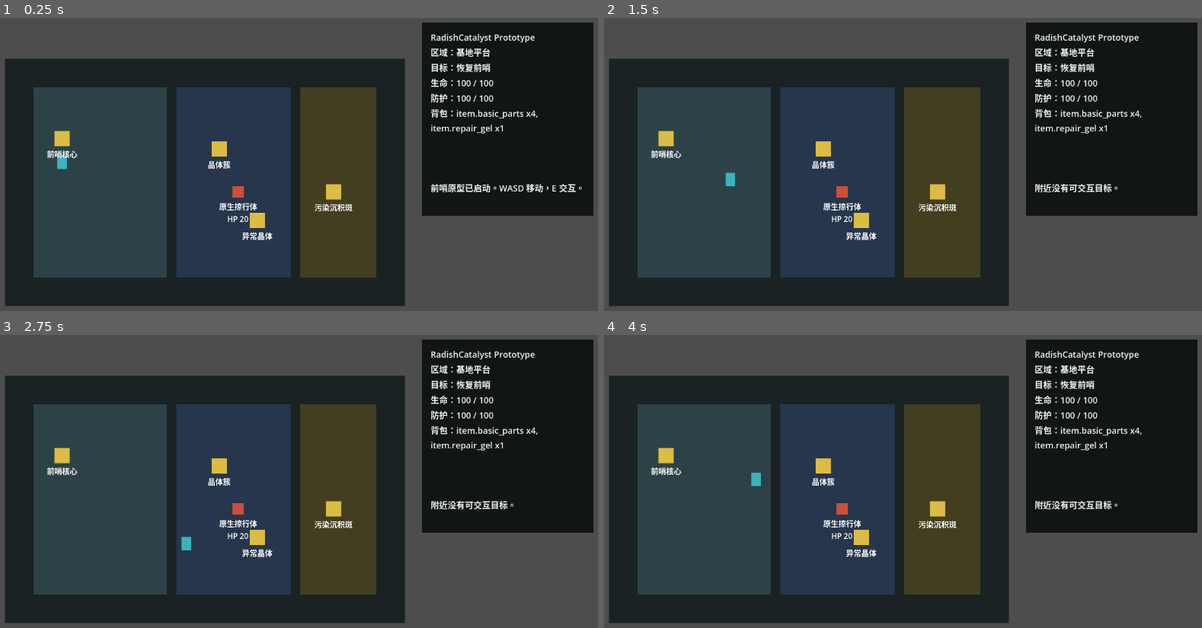
Above: before the commit, frames 1-4 (two rows, left to right).
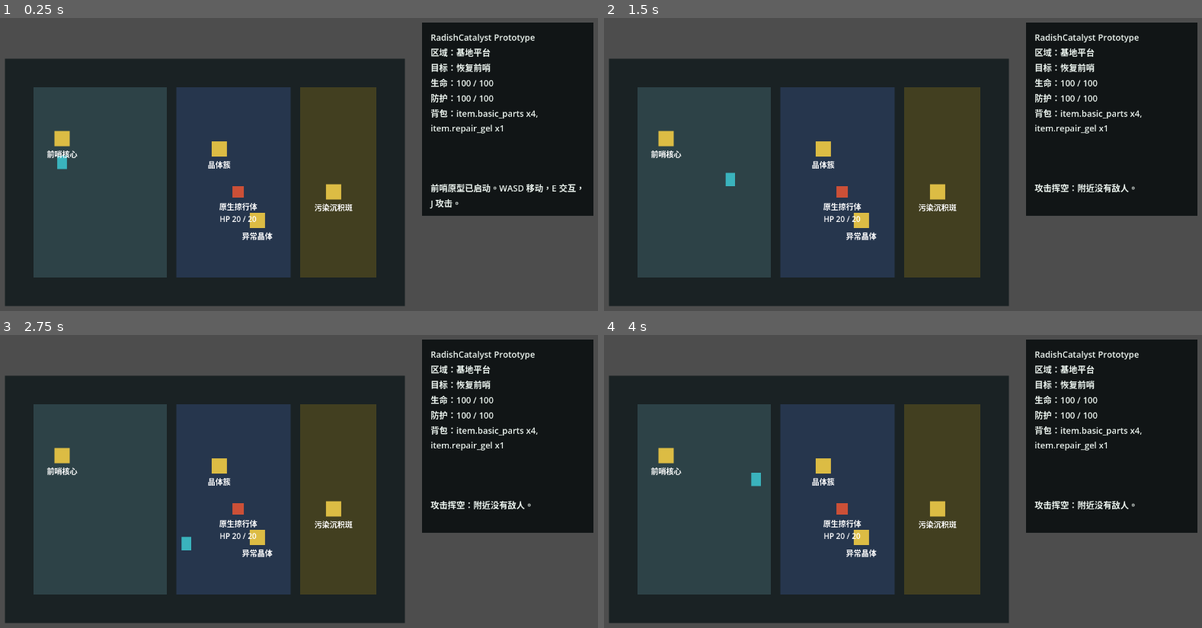
Above: after the commit, the same moments.

Repository: laugh0608/RadishCatalyst
Game: Godot game, scene res://scenes/boot/Boot.tscn
The game is run twice, just before and just after one commit, with the same random seed, the same clock (stepped at 60 frames per second) and the same inputs.
Inputs:
- Up to frame 1 (0.25 s): no input
- Up to frame 2 (1.5 s): tap Enter at 0.5 s; hold D (move_right) 0.53-1.28 s; tap E (interact) at 0.6 s; tap J (attack, bound only after the commit) at 0.8, 1.35 s; tap Space at 1.25 s; hold S (move_down) from 1.28 s (still down)
- Up to frame 3 (2.75 s): tap E (interact) at 1.55, 2.1 s; release S (move_down) at 2.03 s; hold D (move_right) from 2.03 s (still down); tap J (attack, bound only after the commit) at 2.3 s
- Up to frame 4 (4 s): release D (move_right) at 2.78 s; hold W (move_up) 2.78-3.53 s; tap J (attack, bound only after the commit) at 2.85, 3.8 s; tap E (interact) at 3.05, 3.6 s; hold A (move_left) from 3.53 s (still down)

The runs differ from the first frame. In frame 1, 0.2% of the frame differs, in the area x 36-98%, y 57-70%; in frame 2, 0.4%, in the area x 36-89%, y 56-70%; in frame 3, 0.4%; in frame 4, 0.4%.

Commit message:
feat: 接入基础战斗命中反馈

Diff:
--- a/client/project.godot
+++ b/client/project.godot
@@ -47,6 +47,11 @@
 "events": [Object(InputEventKey,"resource_local_to_scene":false,"resource_name":"","device":-1,"window_id":0,"alt_press …(190 unchanged characters)…
 ]
 }
+attack={
+"deadzone": 0.5,
+"events": [Object(InputEventKey,"resource_local_to_scene":false,"resource_name":"","device":-1,"window_id":0,"alt_pressed":false,"shift_pressed":false,"ctrl_pressed":false,"meta_pressed":false,"pressed":false,"keycode":74,"physical_keycode":0,"key_label":0,"unicode":0,"location":0,"echo":false,"script":null)
+]
+}
 
 [physics]
 
--- a/client/scripts/actors/player_controller.gd
+++ b/client/scripts/actors/player_controller.gd
@@ -4,6 +4,7 @@
 @export var move_speed: float = 180.0
 
 signal interaction_requested
+signal attack_requested
 
 
 func _physics_process(_delta: float) -> void:
@@ -16,6 +17,8 @@
 
 	if Input.is_action_just_pressed("interact"):
 		interaction_requested.emit()
+	if Input.is_action_just_pressed("attack"):
+		attack_requested.emit()
 
 
 func _get_keyboard_fallback_vector() -> Vector2:
--- a/client/scripts/actors/prototype_enemy.gd
+++ b/client/scripts/actors/prototype_enemy.gd
@@ -4,19 +4,65 @@
 @export var definition_id: String = "enemy.native_skitter"
 
 var health: float = 20.0
+var max_health: float = 20.0
+var display_name: String = ""
+var instance_id: String = ""
+var defeated: bool = false
 
 @onready var label: Label = $Label
+@onready var sprite: ColorRect = $Sprite
+@onready var collision_shape: CollisionShape2D = $CollisionShape2D
 
 
 func setup(display_name: String, max_health: float) -> void:
-	label.text = "%s\nHP %.0f" % [display_name, max_health]
+	self.display_name = display_name
+	self.max_health = max_health
 	health = max_health
+	defeated = false
+	collision_shape.disabled = false
+	sprite.color = Color(0.8, 0.313726, 0.215686, 1)
+	_update_label()
 
 
 func apply_hit(amount: float) -> Dictionary:
+	if defeated:
+		return {
+			"defeated": true,
+			"health": health
+		}
+
 	health = maxf(0.0, health - amount)
-	label.text = "%s\nHP %.0f" % [label.text.split("\n")[0], health]
+	if health <= 0.0:
+		mark_defeated()
+	else:
+		_update_label()
+
 	return {
-		"defeated": health <= 0.0,
+		"defeated": defeated,
 		"health": health
 	}
+
+
+func apply_saved_state(enemy_state: Dictionary) -> void:
+	health = float(enemy_state.get("health", health))
+	defeated = bool(enemy_state.get("is_defeated", false))
+	if defeated:
+		mark_defeated()
+	else:
+		_update_label()
+
+
+func can_be_attacked() -> bool:
+	return not defeated
+
+
+func mark_defeated() -> void:
+	defeated = true
+	health = 0.0
+	collision_shape.set_deferred("disabled", true)
+	sprite.color = Color(0.2, 0.2, 0.2, 1)
+	label.text = "%s\n已击败" % display_name
+
+
+func _update_label() -> void:
+	label.text = "%s\nHP %.0f / %.0f" % [display_name, health, max_health]
--- a/client/scripts/game/game_root.gd
+++ b/client/scripts/game/game_root.gd
@@ -16,16 +16,24 @@
 	world_state = WorldState.create_default()
 	character_state = CharacterState.create_default()
 	vertical_slice_map.setup(data_registry)
+	vertical_slice_map.sync_enemy_states(world_state)
 	vertical_slice_map.player.interaction_requested.connect(_on_player_interaction_requested)
+	vertical_slice_map.player.attack_requested.connect(_on_player_attack_requested)
 	vertical_slice_map.interaction_available.connect(_on_interaction_available)
 	vertical_slice_map.interaction_cleared.connect(_on_interaction_cleared)
 
-	hud.append_log("前哨原型已启动。WASD 移动，E 交互。")
+	hud.append_log("前哨原型已启动。WASD 移动，E 交互，J 攻击。")
 	_update_hud()
 
 
 func _on_player_interaction_requested() -> void:
 	var result := vertical_slice_map.try_interact(character_state, world_state)
+	hud.append_log(String(result.get("message", "")))
+	_update_hud()
+
+
+func _on_player_attack_requested() -> void:
+	var result := vertical_slice_map.try_attack(character_state, world_state)
 	hud.append_log(String(result.get("message", "")))
 	_update_hud()
 
--- a/client/scripts/map/vertical_slice_map.gd
+++ b/client/scripts/map/vertical_slice_map.gd
@@ -3,6 +3,9 @@
 
 signal interaction_available(interactable: PrototypeInteractable)
 signal interaction_cleared(interactable: PrototypeInteractable)
+
+const ATTACK_RANGE := 90.0
+const BASE_ATTACK_DAMAGE := 10.0
 
 @onready var player: PlayerController = $Player
 @onready var interactables_root: Node2D = $Interactables
@@ -50,6 +53,38 @@
 	return result
 
 
+func try_attack(character_state: CharacterState, world_state: WorldState) -> Dictionary:
+	var target := _get_nearest_attack_target()
+	if target == null:
+		return {
+			"success": false,
+			"message": "攻击挥空：附近没有敌人。"
+		}
+
+	var damage := _get_attack_damage(character_state)
+	var result := target.apply_hit(damage)
+	world_state.update_enemy_health(
+		target.instance_id,
+		float(result.get("health", 0.0)),
+		bool(result.get("defeated", false))
+	)
+
+	if bool(result.get("defeated", false)):
+		return {
+			"success": true,
+			"message": "击败：%s。" % target.display_name
+		}
+
+	return {
+		"success": true,
+		"message": "命中：%s，造成 %.0f 伤害，剩余 HP %.0f。" % [
+			target.display_name,
+			damage,
+			float(result.get("health", 0.0))
+		]
+	}
+
+
 func _setup_interactable_labels() -> void:
 	if data_registry == null:
 		return
@@ -71,7 +106,20 @@
 
 		var definition := data_registry.get_definition(enemy.definition_id)
 		var max_health := float(definition.get("base_stats", {}).get("max_health", 20.0))
+		enemy.instance_id = _get_enemy_instance_id(enemy)
 		enemy.setup(_get_display_name(enemy.definition_id), max_health)
+
+
+func sync_enemy_states(world_state: WorldState) -> void:
+	for enemy in enemies_root.get_children():
+		if not enemy is PrototypeEnemy:
+			continue
+
+		var definition := data_registry.get_definition(enemy.definition_id)
+		var max_health := float(definition.get("base_stats", {}).get("max_health", 20.0))
+		enemy.instance_id = _get_enemy_instance_id(enemy)
+		var enemy_state := world_state.ensure_enemy(enemy.instance_id, enemy.definition_id, "", max_health)
+		enemy.apply_saved_state(enemy_state)
 
 
 func _get_display_name(definition_id: String) -> String:
@@ -93,3 +141,33 @@
 		return
 	current_interactable = null
 	interaction_cleared.emit(interactable)
+
+
+func _get_nearest_attack_target() -> PrototypeEnemy:
+	var nearest_enemy: PrototypeEnemy = null
+	var nearest_distance := INF
+
+	for enemy in enemies_root.get_children():
+		if not enemy is PrototypeEnemy or not enemy.can_be_attacked():
+			continue
+
+		var distance := player.global_position.distance_to(enemy.global_position)
+		if distance > ATTACK_RANGE or distance >= nearest_distance:
+			continue
+
+		nearest_enemy = enemy
+		nearest_distance = distance
+
+	return nearest_enemy
+
+
+func _get_attack_damage(character_state: CharacterState) -> float:
+	var tool_id := String(character_state.equipment.get("tool", ""))
+	var tool_definition := data_registry.get_definition(tool_id)
+	var stat_modifiers: Dictionary = tool_definition.get("stat_modifiers", {})
+	var attack_power := float(stat_modifiers.get("attack_power", 1.0))
+	return BASE_ATTACK_DAMAGE * attack_power
+
+
+func _get_enemy_instance_id(enemy: PrototypeEnemy) -> String:
+	return "enemy_instance.%s" % String(enemy.name).to_snake_case()
--- a/client/scripts/state/world_state.gd
+++ b/client/scripts/state/world_state.gd
@@ -13,6 +13,7 @@
 	"region.pollution_edge": 1.0
 }
 var map_objects: Dictionary = {}
+var enemies: Dictionary = {}
 var base_structures: Dictionary = {
 	"structure.outpost_core": {
 		"definition_id": "building.outpost_core",
@@ -48,6 +49,29 @@
 	return map_objects.get(instance_id, {})
 
 
+func ensure_enemy(instance_id: String, definition_id: String, region_id: String = "", max_health: float = 1.0) -> Dictionary:
+	if not enemies.has(instance_id):
+		enemies[instance_id] = {
+			"definition_id": definition_id,
+			"region_id": region_id,
+			"health": max_health,
+			"max_health": max_health,
+			"is_defeated": false
+		}
+	return enemies[instance_id]
+
+
+func get_enemy(instance_id: String) -> Dictionary:
+	return enemies.get(instance_id, {})
+
+
+func update_enemy_health(instance_id: String, health: float, is_defeated: bool) -> void:
+	if not enemies.has(instance_id):
+		return
+	enemies[instance_id]["health"] = health
+	enemies[instance_id]["is_defeated"] = is_defeated
+
+
 func set_map_object_flag(instance_id: String, flag_name: String, value: bool) -> void:
 	if not map_objects.has(instance_id):
 		return
@@ -64,6 +88,7 @@
 		"current_weather_id": current_weather_id,
 		"pollution_levels": pollution_levels.duplicate(true),
 		"map_objects": map_objects.duplicate(true),
+		"enemies": enemies.duplicate(true),
 		"base_structures": base_structures.duplicate(true),
 		"quest_state": quest_state.to_dict()
 	}
@@ -79,6 +104,7 @@
 	state.current_weather_id = String(data.get("current_weather_id", "weather.clear"))
 	state.pollution_levels = data.get("pollution_levels", state.pollution_levels).duplicate(true)
 	state.map_objects = data.get("map_objects", {}).duplicate(true)
+	state.enemies = data.get("enemies", {}).duplicate(true)
 	state.base_structures = data.get("base_structures", state.base_structures).duplicate(true)
 	state.quest_state = QuestState.from_dict(data.get("quest_state", {}))
 	return state
Not shown, changed: docs/devlogs/2026-W18.md
Not shown, changed: docs/planning/current.md
Not shown, changed: docs/planning/vertical-slice.md
